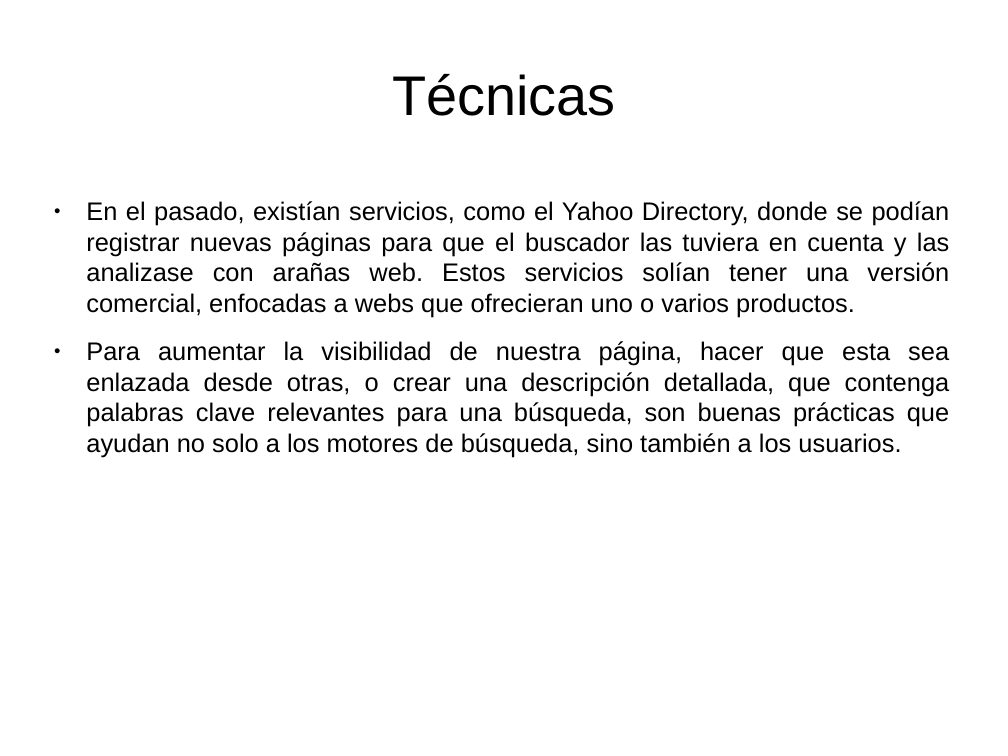
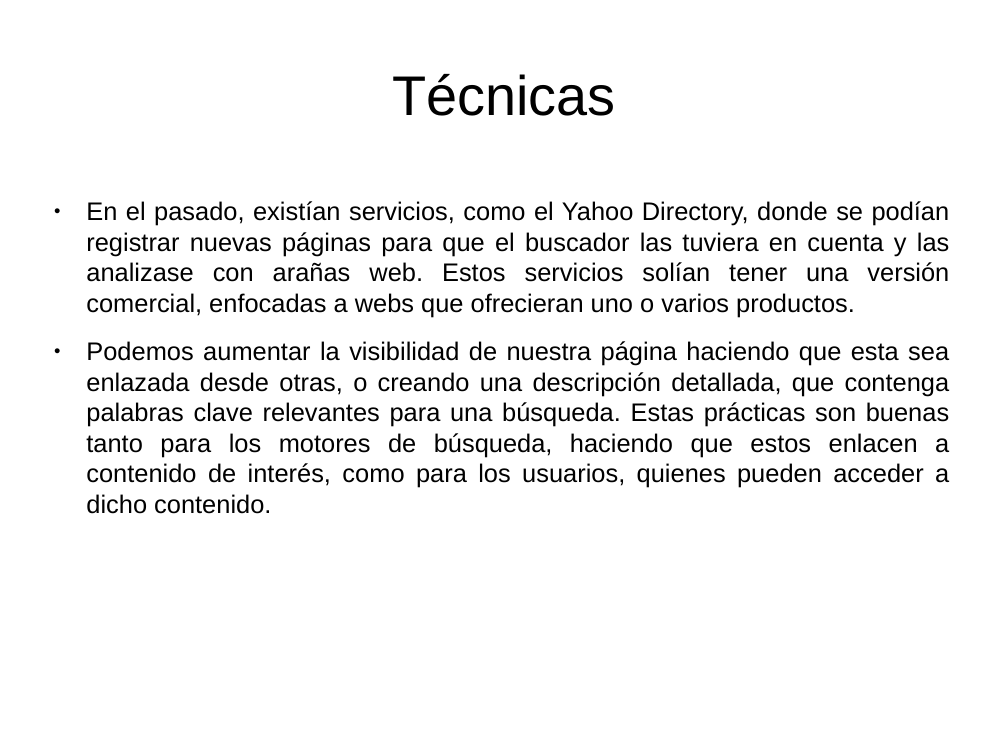
Before and after one commit to Lothar94/Recuperacion_Informacion, a slide deck: slide 7 of Practica 1/PresentaciónPB.odp. Drawn at 1008x756 pixels with LibreOffice and Linux fonts; fonts in the diff are those of the drawing. Boxes give left, top, right and bottom in pixels: in the first picture for what was removed or moved away, otherwise in the second. Text is boxed around its words. In the diff, an @@ line names an element or a change of style, - is before the commit and + after.

```diff
--- a/Practica 1/PresentaciónPB.odp
+++ b/Practica 1/PresentaciónPB.odp
@@ text at (86, 341, 950, 514): text changed @@
-● Para aumentar la visibilidad de nuestra página, hacer que esta sea enlazada desde otras, o crear una descripción detallada, que contenga palabras clave relevantes para una búsqueda, son buenas prácticas que ayudan no solo a los motores de búsqueda, sino también a los usuarios.
+● Podemos aumentar la visibilidad de nuestra página haciendo que esta sea enlazada desde otras, o creando una descripción detallada, que contenga palabras clave relevantes para una búsqueda. Estas prácticas son buenas tanto para los motores de búsqueda, haciendo que estos enlacen a contenido de interés, como para los usuarios, quienes pueden acceder a dicho contenido.
```
Also in this commit, not shown: 2 other slides changed, 1 slide added.
